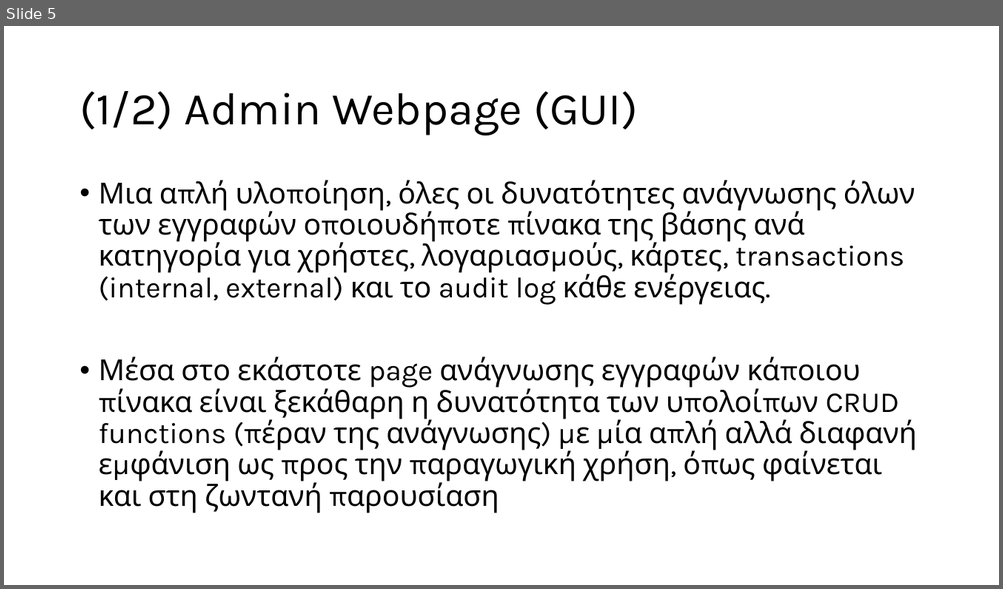
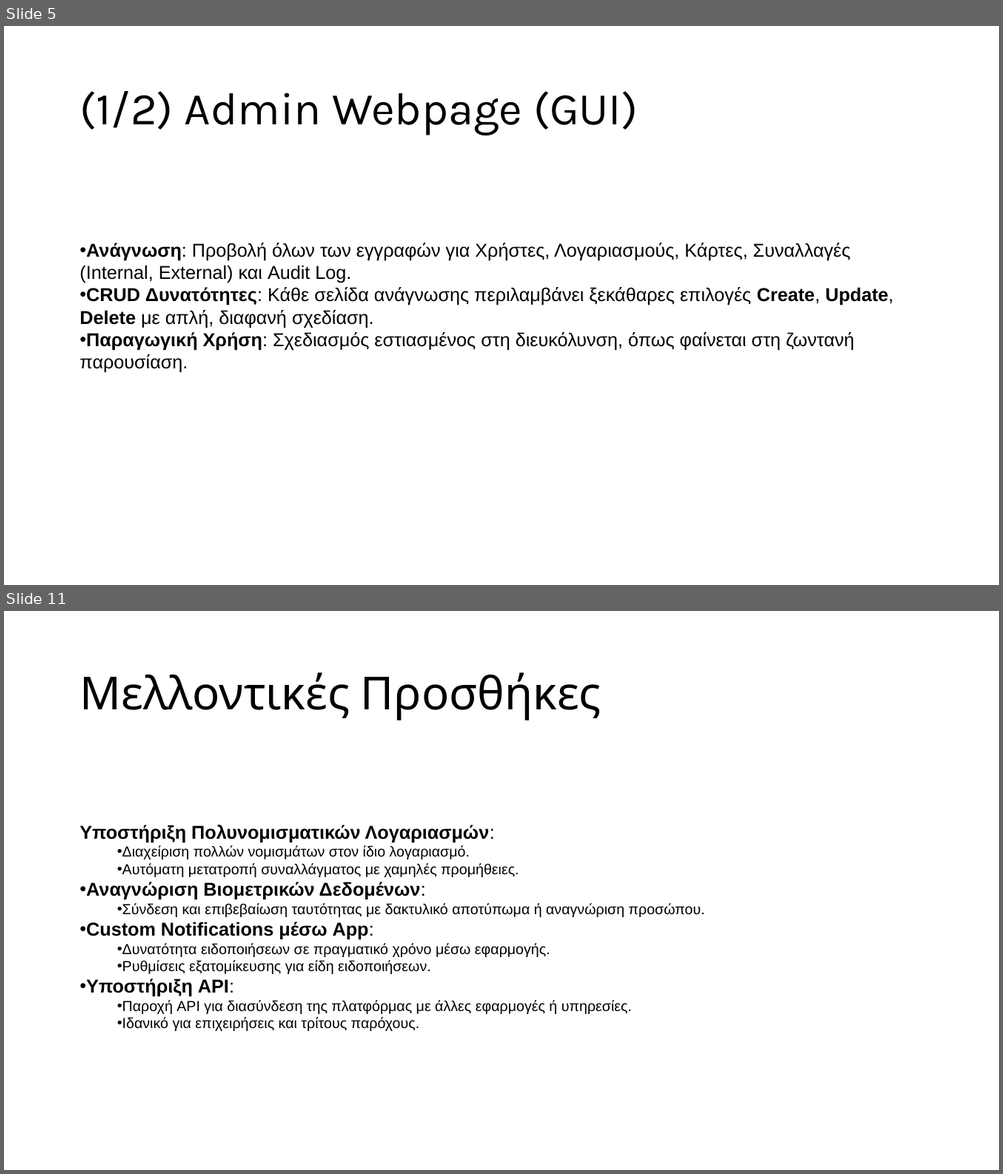
Before and after one commit to HOBBIEZ/ZDFinance, a slide deck: ΣΒΔ2 Παρουσίαση.pptx. Shown one above the other, each under a label of ours: slide 5 before the commit, slides 5 and 11 after it; the slides between them are not shown. The pictures are 1003x589 and 1003x1174 pixels, drawn with LibreOffice and Linux fonts; fonts in the diff are those of the drawing. Boxes give left, top, right and bottom in pixels: in the first picture for what was removed or moved away, otherwise in the second. Text is boxed around its words. In the diff, an @@ line names an element or a change of style, - is before the commit and + after.

```diff
--- a/ΣΒΔ2 Παρουσίαση.pptx
+++ b/ΣΒΔ2 Παρουσίαση.pptx
@@ slide 11 added at (x1=4, y1=611, x2=999, y2=1170), background #FFFFFF @@
@@ title added at (x1=79, y1=672, x2=601, y2=721), 44 pt, text #000000 @@
+Μελλοντικές Προσθήκες
@@ text added at (x1=79, y1=825, x2=705, y2=1031), 14 pt, text #000000 @@
+Υποστήριξη Πολυνομισματικών Λογαριασμών:
+  • Διαχείριση πολλών νομισμάτων στον ίδιο λογαριασμό.
+  • Αυτόματη μετατροπή συναλλάγματος με χαμηλές προμήθειες.
+• Αναγνώριση Βιομετρικών Δεδομένων:
+  • Σύνδεση και επιβεβαίωση ταυτότητας με δακτυλικό αποτύπωμα ή αναγνώριση προσώπου.
+• Custom Notifications μέσω App:
+  • Δυνατότητα ειδοποιήσεων σε πραγματικό χρόνο μέσω εφαρμογής.
+  • Ρυθμίσεις εξατομίκευσης για είδη ειδοποιήσεων.
+• Υποστήριξη API:
+  • Παροχή API για διασύνδεση της πλατφόρμας με άλλες εφαρμογές ή υπηρεσίες.
+  • Ιδανικό για επιχειρήσεις και τρίτους παρόχους.
@@ slide 5 changed as well @@
@@ text "Ανάγνωση: Προβολή όλων των εγγραφών ..." at (x1=79, y1=243, x2=893, y2=373): vertical alignment top to middle @@
@@ text at (x1=79, y1=243, x2=893, y2=373): text changed; size 28 to 18 pt; font Karla to Arial @@
-• Μια απλή υλοποίηση, όλες οι δυνατότητες ανάγνωσης όλων των εγγραφών οποιουδήποτε πίνακα της βάσης ανά κατηγορία για χρήστες, λογαριασμούς, κάρτες, transactions (internal, external) και το audit log κάθε ενέργειας.
-• Μέσα στο εκάστοτε page ανάγνωσης εγγραφών κάποιου πίνακα είναι ξεκάθαρη η δυνατότητα των υπολοίπων CRUD functions (πέραν της ανάγνωσης) με μία απλή αλλά διαφανή εμφάνιση ως προς την παραγωγική χρήση, όπως φαίνεται και στη ζωντανή παρουσίαση
+• Ανάγνωση: Προβολή όλων των εγγραφών για Χρήστες, Λογαριασμούς, Κάρτες, Συναλλαγές (Internal, External) και Audit Log.
+• CRUD Δυνατότητες: Κάθε σελίδα ανάγνωσης περιλαμβάνει ξεκάθαρες επιλογές Create, Update, Delete με απλή, διαφανή σχεδίαση.
+• Παραγωγική Χρήση: Σχεδιασμός εστιασμένος στη διευκόλυνση, όπως φαίνεται στη ζωντανή παρουσίαση.
```
Also in this commit, not shown: 4 other slides changed, 6 other slides added, 2 slides removed.
